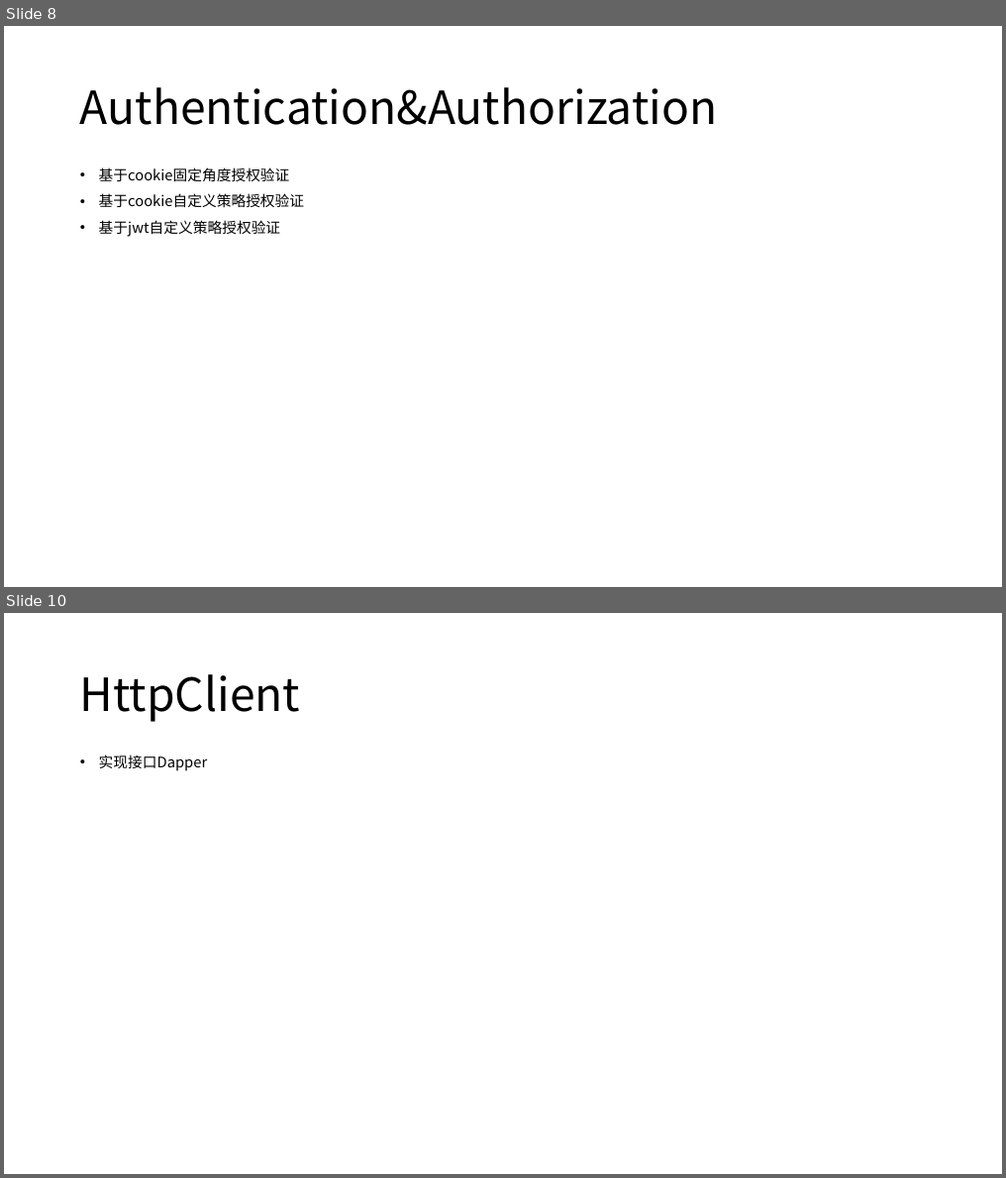
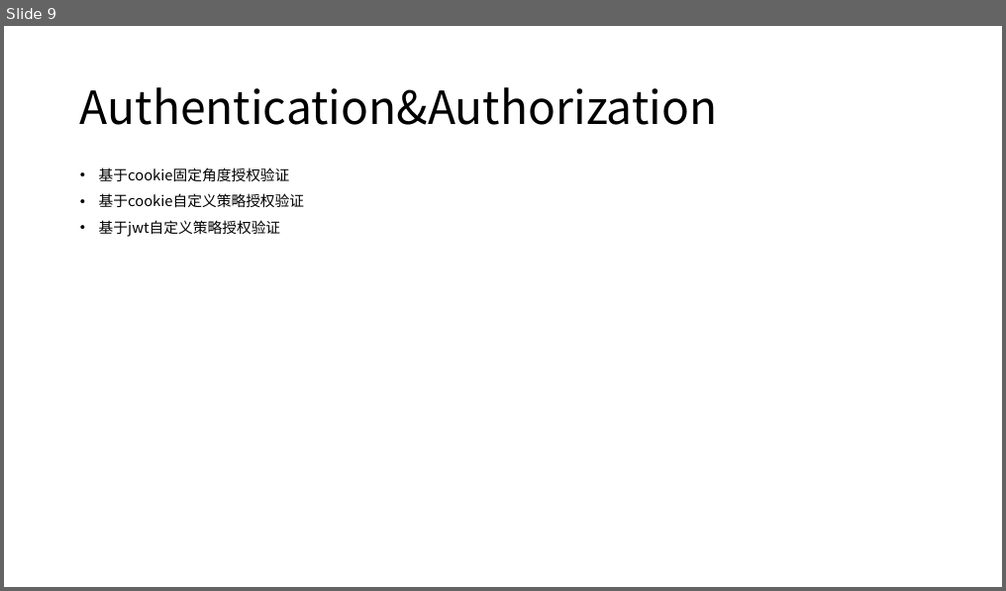
Before and after one commit to axzxs2001/aspnetcore5.0, a slide deck: aspnetcore3.0course/docs/aspnetcore3.0course.pptx. Shown one above the other, each under a label of ours: slides 8 and 10 before the commit, slide 9 after it; the slides between them are not shown. The pictures are 1006x1178 and 1006x591 pixels, drawn with LibreOffice and Linux fonts; fonts in the diff are those of the drawing. Boxes give left, top, right and bottom in pixels: in the first picture for what was removed or moved away, otherwise in the second. Text is boxed around its words. In the diff, an @@ line names an element or a change of style, - is before the commit and + after.

```diff
--- a/aspnetcore3.0course/docs/aspnetcore3.0course.pptx
+++ b/aspnetcore3.0course/docs/aspnetcore3.0course.pptx
@@ slide 10 removed at (4, 613, 1002, 1174), background #FFFFFF @@
@@ title removed at (80, 674, 301, 722) @@
-HttpClient
@@ text removed at (99, 755, 208, 771) @@
-• 实现接口Dapper
@@ what was slide 8 is now slide 9 @@
```
Also in this commit, not shown: 3 slides changed, 2 slides added, 3 other files.
